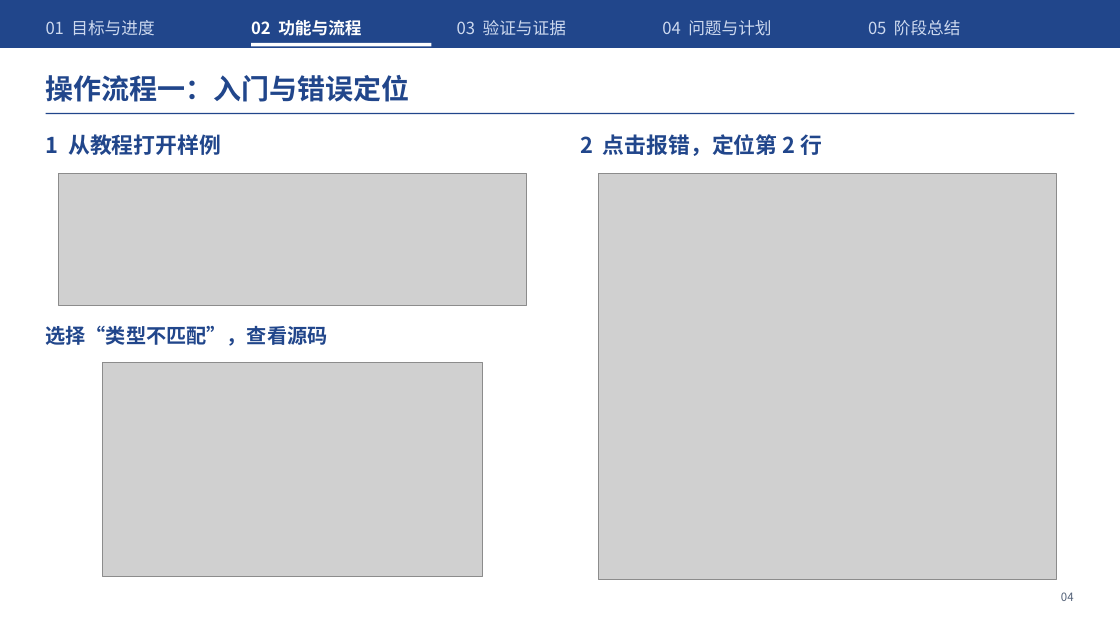
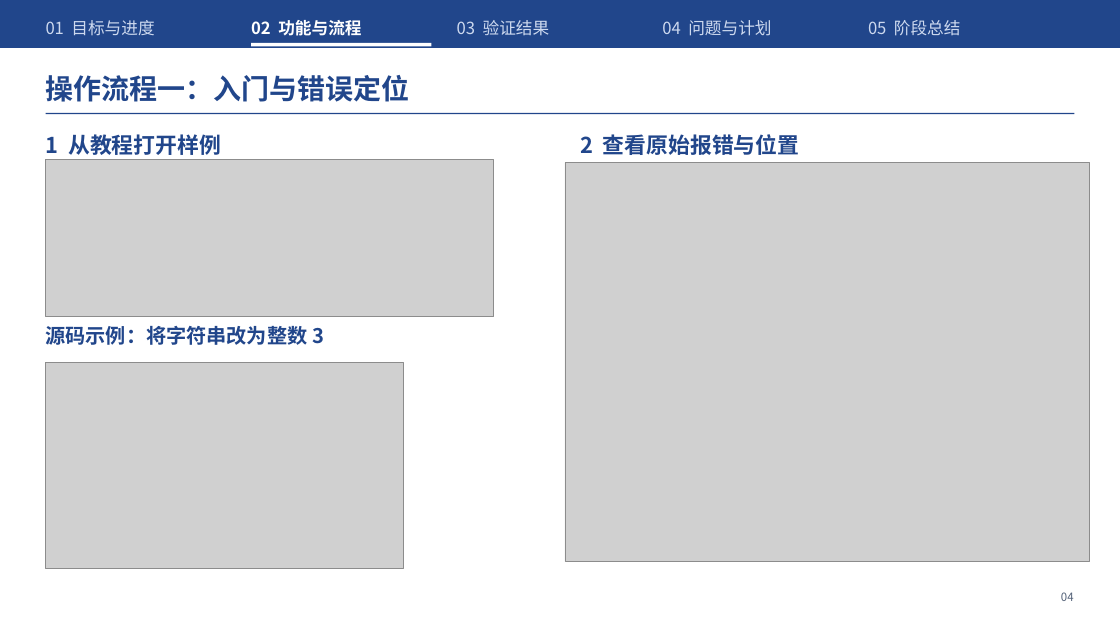
Before and after one commit to Frank72316/cangjie-code-doctor, a slide deck: slide 4 of docs/midterm-defense.pptx. Drawn at 1120x630 pixels with LibreOffice and Linux fonts; fonts in the diff are those of the drawing; grey boxes stand for pictures. Boxes give left, top, right and bottom in pixels: in the first picture for what was removed or moved away, otherwise in the second. Text is boxed around its words. In the diff, an @@ line names an element or a change of style, - is before the commit and + after.

```diff
--- a/docs/midterm-defense.pptx
+++ b/docs/midterm-defense.pptx
@@ text at (457,20,550,36): text changed @@
-03 验证与证据
+03 验证结果
@@ text at (580,134,800,155): text changed @@
-2 点击报错，定位第 2 行
+2 查看原始报错与位置
@@ picture: place and size @@
-picture at (59,173,527,305)
+picture at (45,160,494,317)
@@ picture: place and size @@
-picture at (598,173,1056,579)
+picture at (565,163,1091,562)
@@ text at (46,326,324,345): text changed @@
-选择“类型不匹配”，查看源码
+源码示例：将字符串改为整数 3
@@ picture: place and size @@
-picture at (103,362,483,576)
+picture at (45,362,403,568)
```
Also in this commit, not shown: 10 other slides changed, 21 other files.
